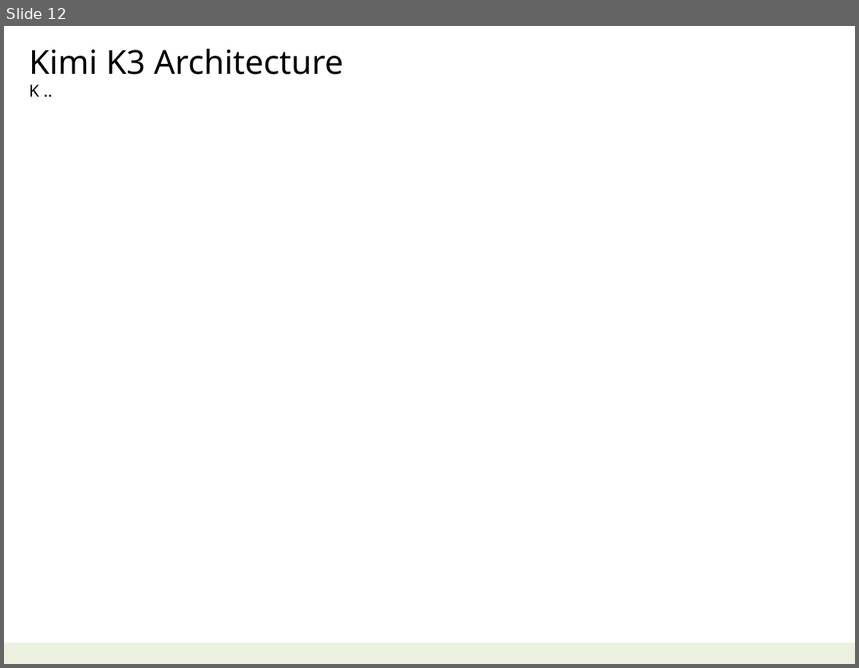
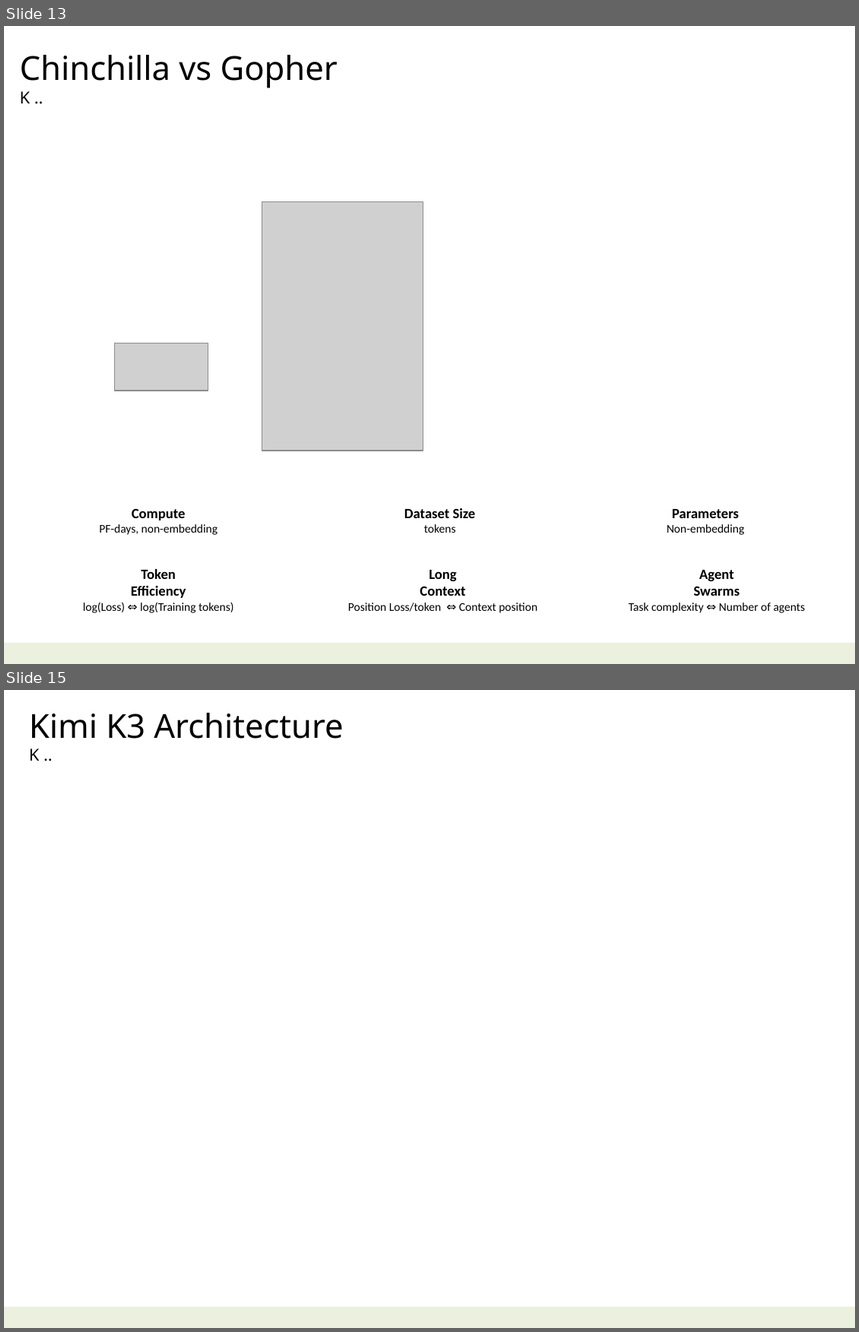
Before and after one commit to navibator/crazy-ai, a slide deck: ai-kimi.pptx. Shown one above the other, each under a label of ours: slide 12 before the commit, slides 13 and 15 after it; the slides between them are not shown. The pictures are 859x668 and 859x1332 pixels, drawn with LibreOffice and Linux fonts; fonts in the diff are those of the drawing; grey boxes stand for pictures; background and template pictures are left out. Boxes give left, top, right and bottom in pixels: in the first picture for what was removed or moved away, otherwise in the second. Text is boxed around its words. In the diff, an @@ line names an element or a change of style, - is before the commit and + after.

```diff
--- a/ai-kimi.pptx
+++ b/ai-kimi.pptx
@@ slide 13 added at (x1=4, y1=26, x2=855, y2=664), background #FFFFFF; not listed: 1 template element that a slide beside it also shows @@
@@ text added at (x1=20, y1=55, x2=338, y2=104), 28 pt, text #000000 @@
+Chinchilla vs Gopher
+K ..
@@ picture added at (x1=262, y1=202, x2=423, y2=451) @@
@@ picture added at (x1=115, y1=344, x2=208, y2=391) @@
@@ text added at (x1=99, y1=509, x2=218, y2=535), 10 pt, text #000000 @@
+Compute
+PF-days, non-embedding
@@ text added at (x1=405, y1=509, x2=476, y2=533), 12 pt, text #000000, bold @@
+Dataset Size
+tokens
@@ text added at (x1=667, y1=509, x2=744, y2=535), 10 pt, text #000000 @@
+Parameters
+Non-embedding
@@ text added at (x1=83, y1=569, x2=234, y2=613), 10 pt, text #000000 @@
+Token
+Efficiency
+log(Loss) ⇔ log(Training tokens)
@@ text added at (x1=348, y1=570, x2=538, y2=613), 10 pt, text #000000 @@
+Long
+Context
+Position Loss/token ⇔ Context position
@@ text added at (x1=629, y1=570, x2=806, y2=613), 10 pt, text #000000 @@
+Agent
+Swarms
+Task complexity ⇔ Number of agents
@@ what was slide 12 is now slide 15 @@
```
Also in this commit, not shown: 2 slides changed, 1 other slide added, 2 other files.
